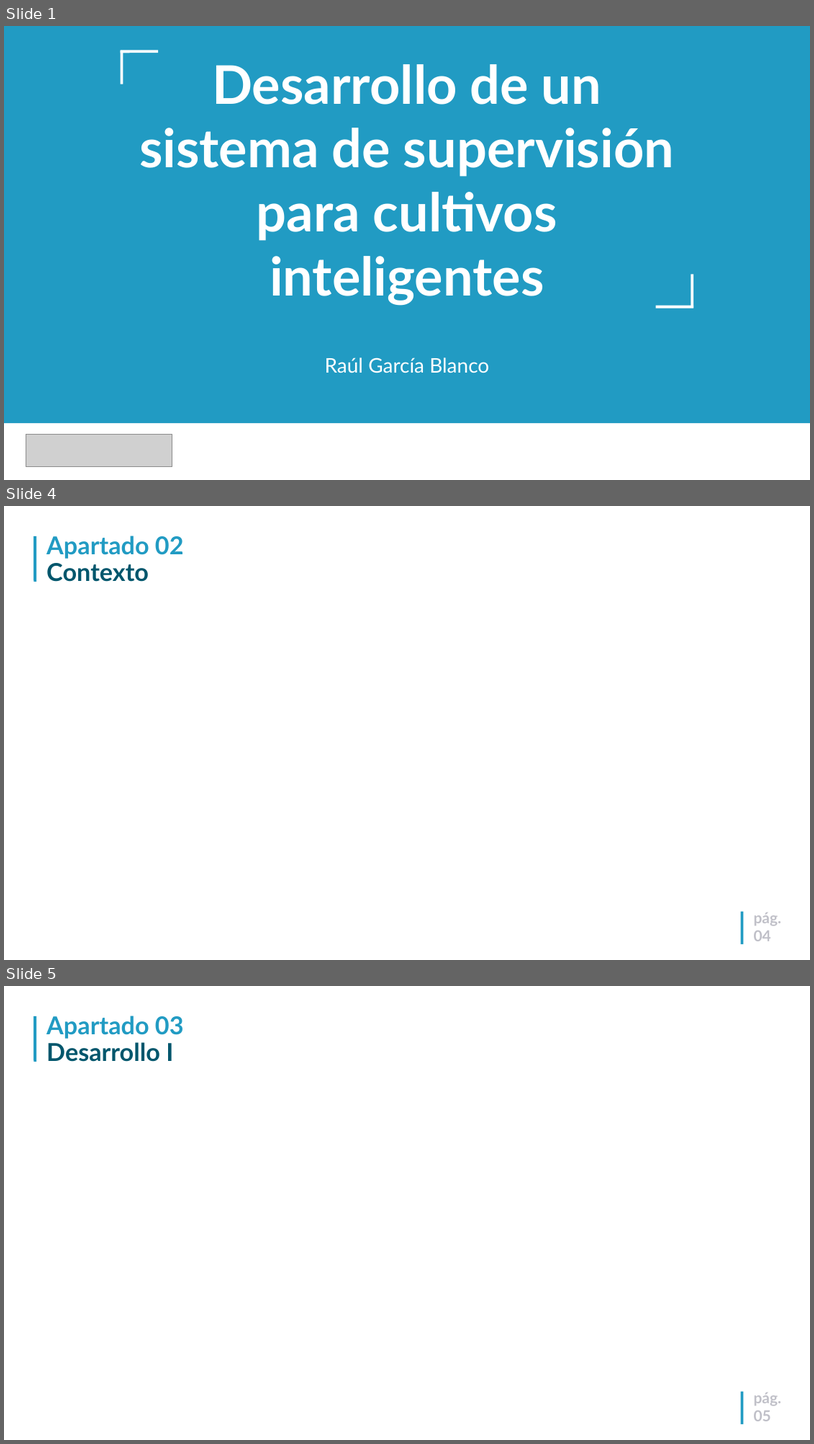
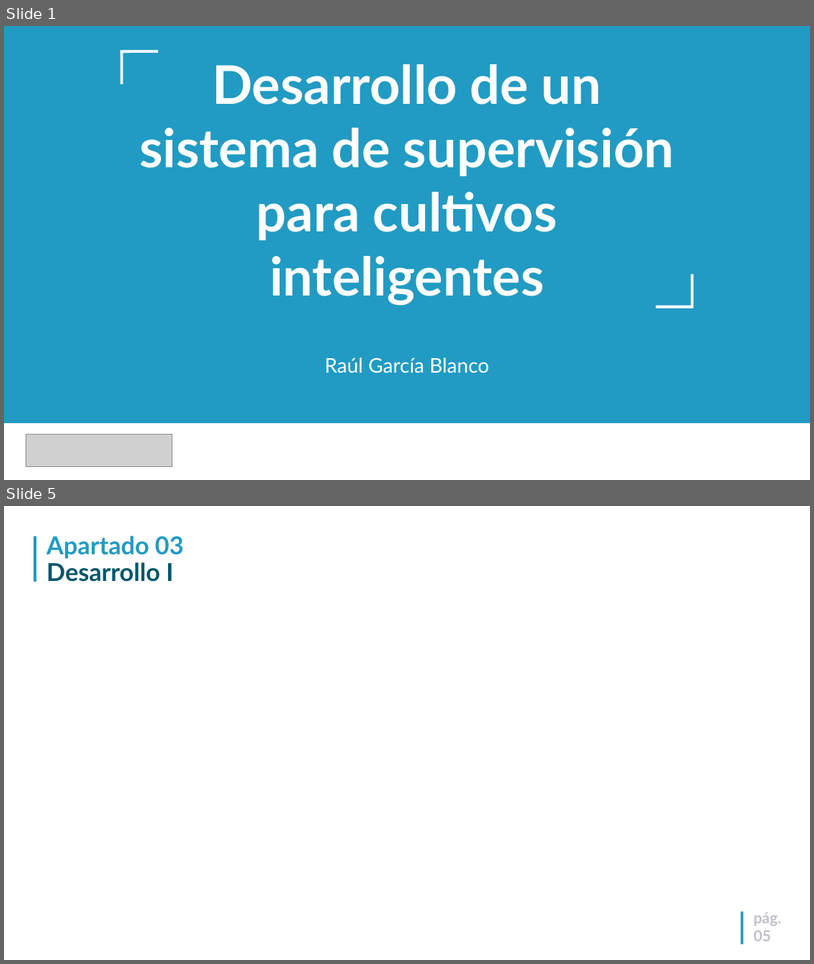
Before and after one commit to rgb2021/TFG, a slide deck: docs/presentacion.ppt. Shown one above the other, each under a label of ours: slides 1, 4 and 5 before the commit, slides 1 and 5 after it; the slides between them are not shown. The pictures are 814x1444 and 814x964 pixels, drawn with LibreOffice and Linux fonts; fonts in the diff are those of the drawing; grey boxes stand for pictures; background and template pictures are left out. Boxes give left, top, right and bottom in pixels: in the first picture for what was removed or moved away, otherwise in the second. Text is boxed around its words. In the diff, an @@ line names an element or a change of style, - is before the commit and + after.

```diff
--- a/docs/presentacion.ppt
+++ b/docs/presentacion.ppt
@@ slide 4 removed at box(4, 506, 810, 960), background #FFFFFF; not listed: 2 template elements that a slide beside it also shows @@
@@ title removed at box(46, 536, 184, 582) @@
-Apartado 02
-Contexto
@@ page number removed at box(754, 912, 782, 941) @@
-pág.
-04
```
Also in this commit, not shown: 1 slide changed, 1 slide added.
